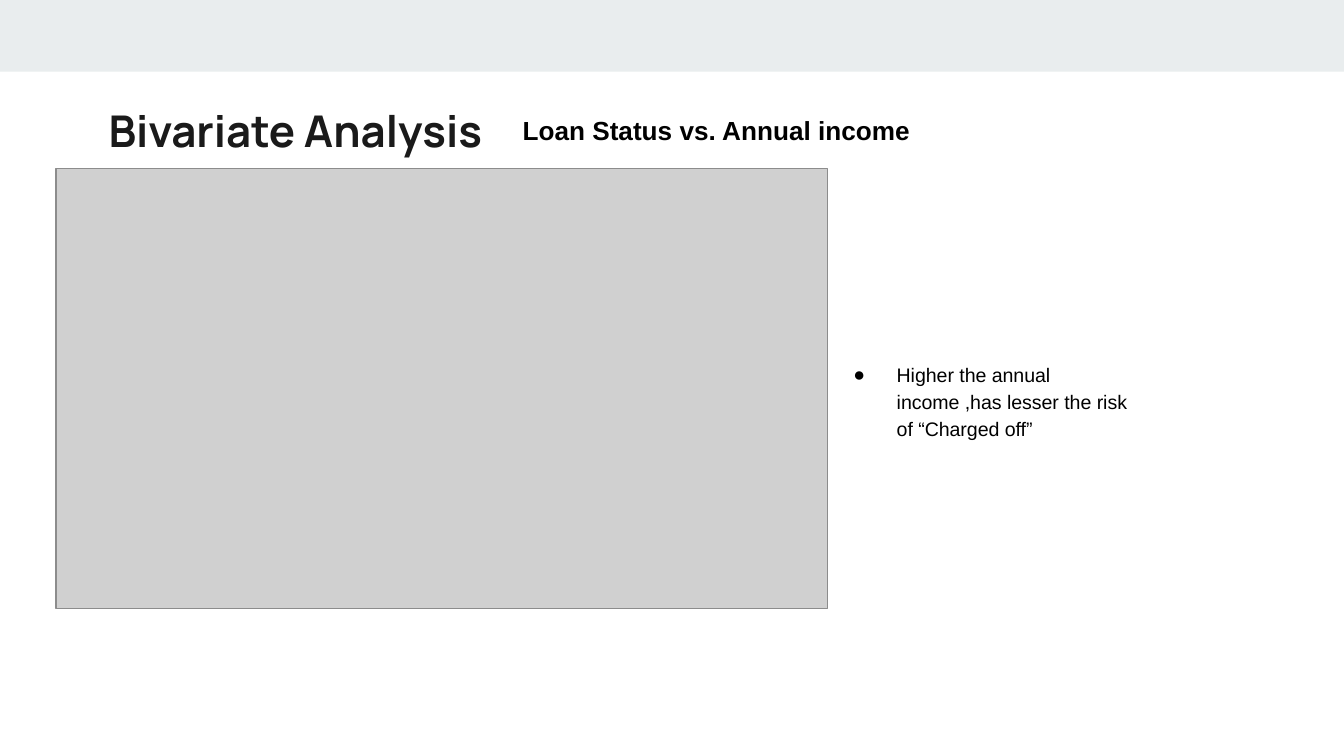
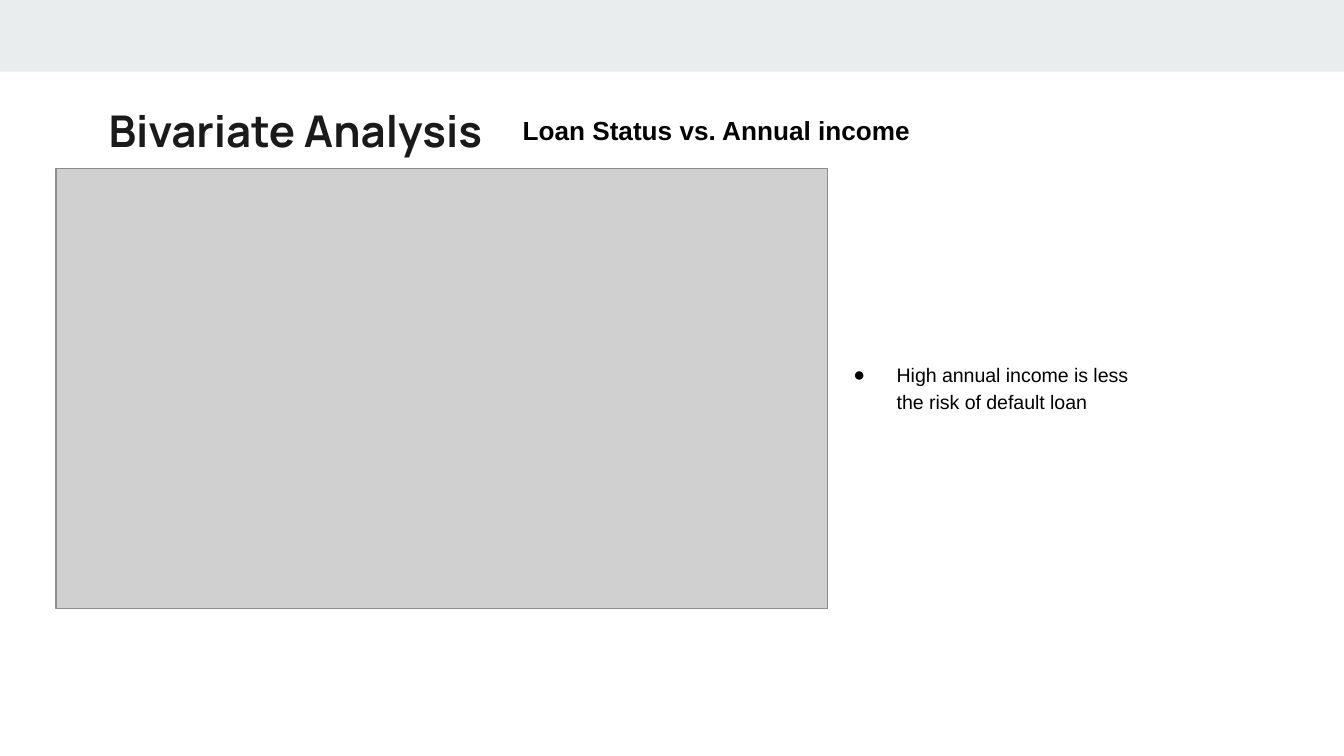
Before and after one commit to parthakrs/LendingCaseStudy, a slide deck: slide 26 of Lending Club Case Study.pptx. Drawn at 1344x756 pixels with LibreOffice and Linux fonts; fonts in the diff are those of the drawing; grey boxes stand for pictures. Boxes give left, top, right and bottom in pixels: in the first picture for what was removed or moved away, otherwise in the second. Text is boxed around its words. In the diff, an @@ line names an element or a change of style, - is before the commit and + after.

```diff
--- a/Lending Club Case Study.pptx
+++ b/Lending Club Case Study.pptx
@@ text at <box>897,367,1128,410</box>: text changed @@
-● Higher the annual income ,has lesser the risk of “Charged off”
+● High annual income is less the risk of default loan
```
Also in this commit, not shown: 9 other slides changed, 2 other files.
